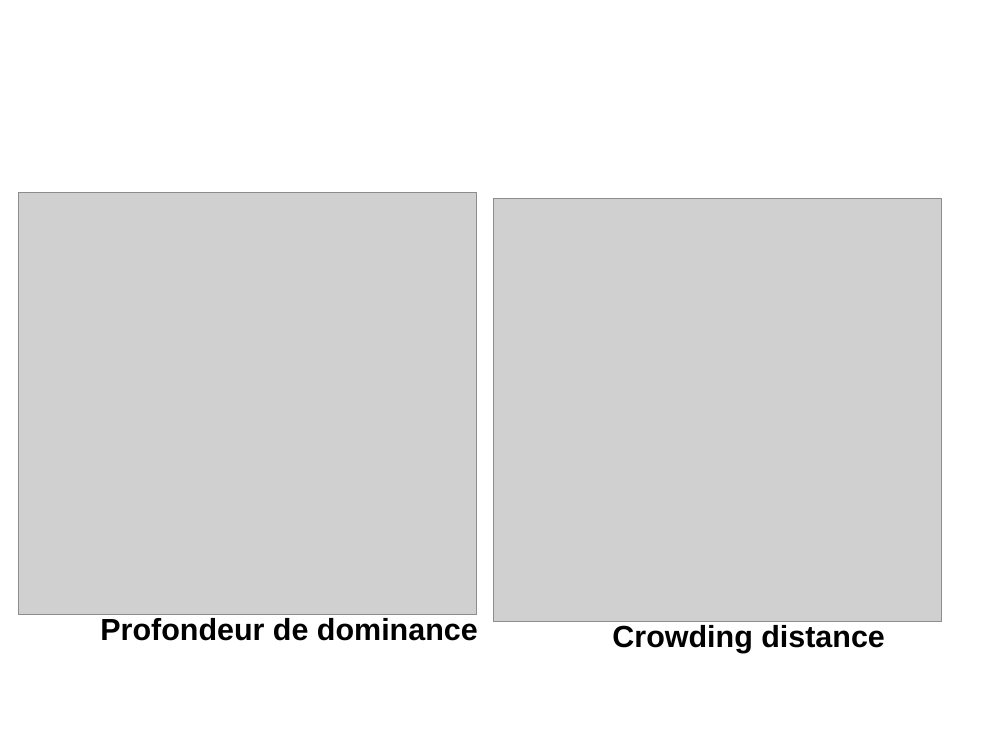
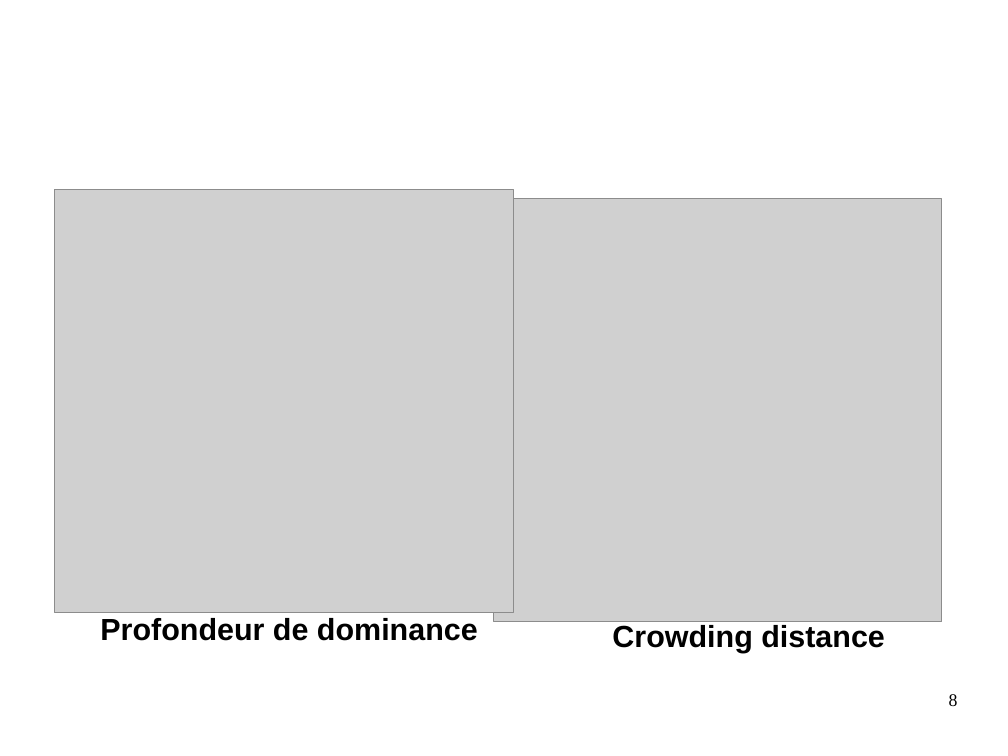
Before and after one commit to Tyboon/PFE, a slide deck: slide 8 of Presentation.odp. Drawn at 1008x756 pixels with LibreOffice and Linux fonts; fonts in the diff are those of the drawing; grey boxes stand for pictures; background and template pictures are left out. Boxes give left, top, right and bottom in pixels: in the first picture for what was removed or moved away, otherwise in the second. Text is boxed around its words. In the diff, an @@ line names an element or a change of style, - is before the commit and + after.

```diff
--- a/Presentation.odp
+++ b/Presentation.odp
@@ picture: place and size @@
-picture at <box>18,192,477,615</box>
+picture at <box>55,190,513,613</box>
@@ page number added at <box>949,694,958,706</box>, 14 pt, text #000000 @@
+8
```
Also in this commit, not shown: 15 other slides changed, 4 slides added, 3 slides removed, 1 other file.
